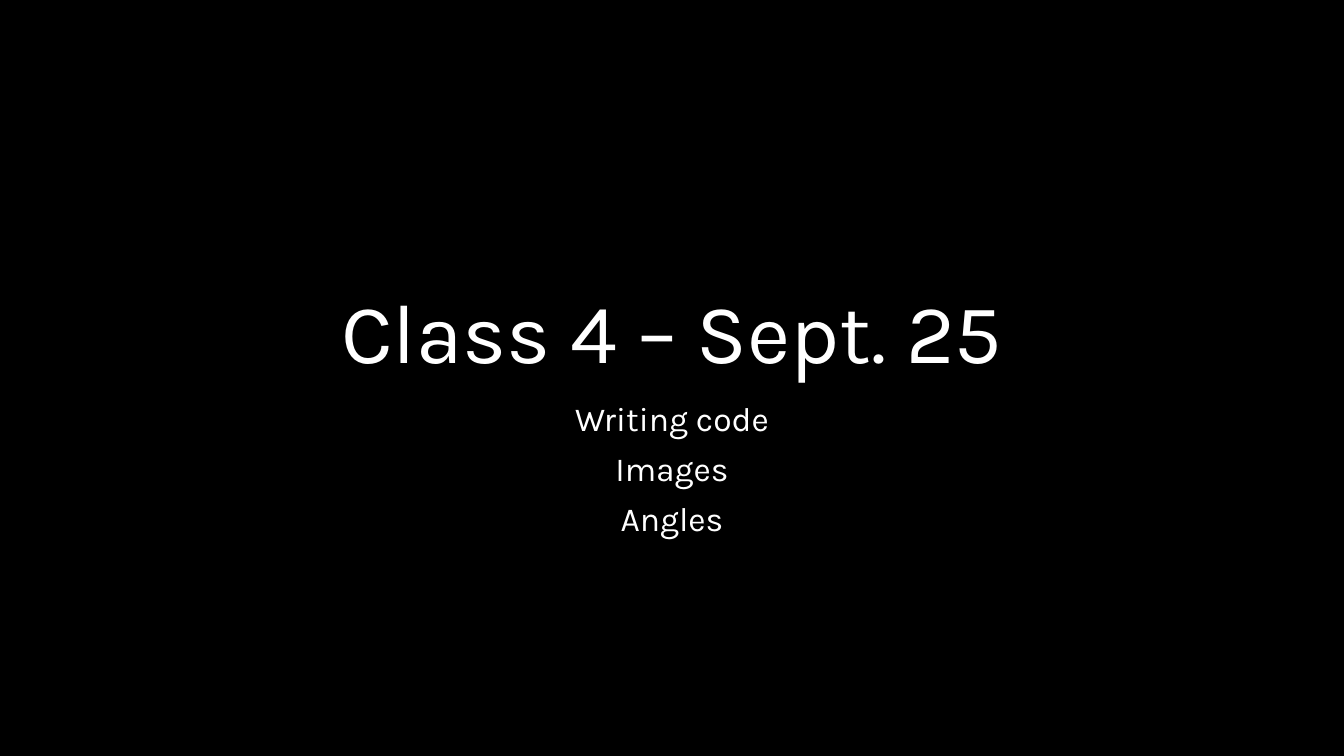
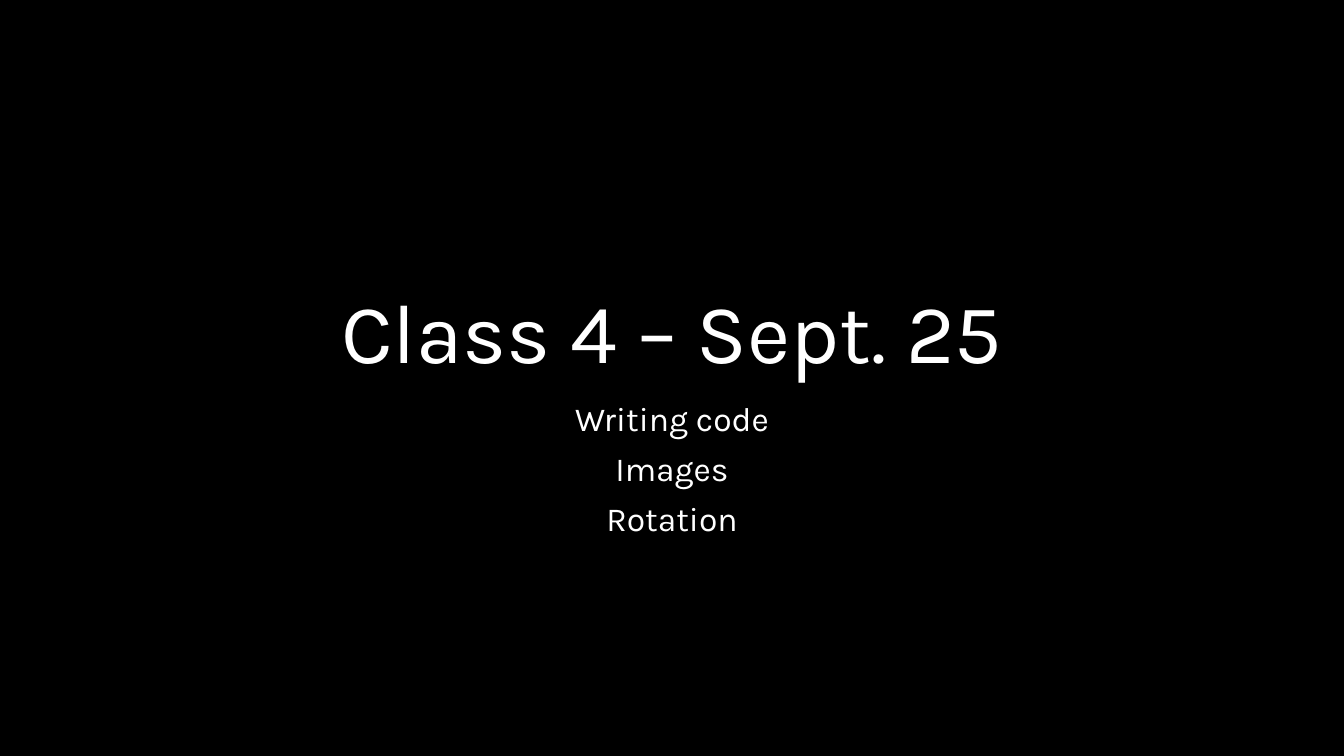
Before and after one commit to crhallberg/IMM120, a slide deck: slide 1 of Presentations/Class 04 – Sept 25.pptx. Drawn at 1344x756 pixels with LibreOffice and Linux fonts; fonts in the diff are those of the drawing. Boxes give left, top, right and bottom in pixels: in the first picture for what was removed or moved away, otherwise in the second. Text is boxed around its words. In the diff, an @@ line names an element or a change of style, - is before the commit and + after.

Commit message:
Ready for class.

```diff
--- a/Presentations/Class 04 – Sept 25.pptx
+++ b/Presentations/Class 04 – Sept 25.pptx
@@ subtitle at <box>606,508,737,532</box>: text changed @@
-Angles
+Rotation
```
Also in this commit, not shown: 7 other slides changed, 16 slides added, 1 slide removed.
